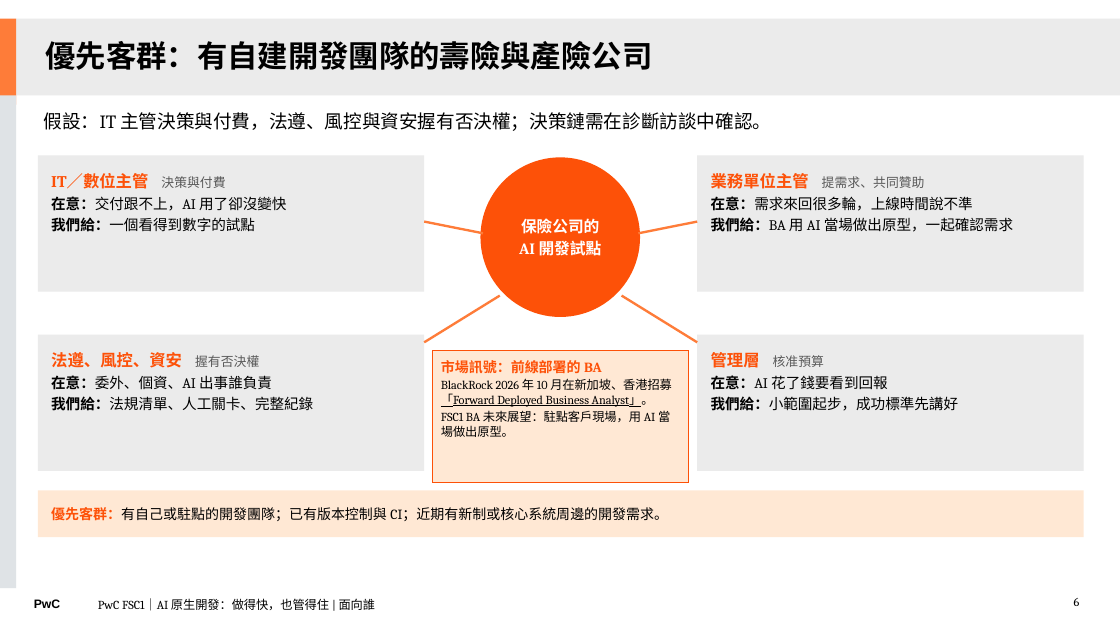
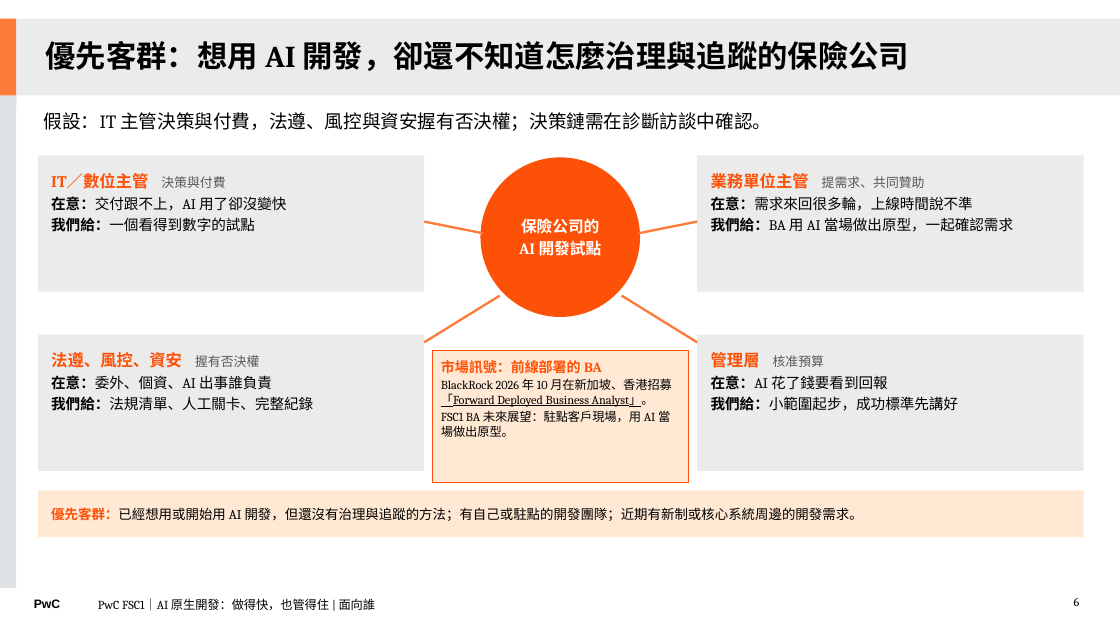
Before and after one commit to Robshao/PwC_FSC1, a slide deck: slide 6 of research/ai-native-sdlc/AI原生開發_做得快也管得住_合夥人審閱版.pptx. Drawn at 1120x630 pixels with LibreOffice and Linux fonts; fonts in the diff are those of the drawing. Boxes give left, top, right and bottom in pixels: in the first picture for what was removed or moved away, otherwise in the second. Text is boxed around its words. In the diff, an @@ line names an element or a change of style, - is before the commit and + after.

```diff
--- a/research/ai-native-sdlc/AI原生開發_做得快也管得住_合夥人審閱版.pptx
+++ b/research/ai-native-sdlc/AI原生開發_做得快也管得住_合夥人審閱版.pptx
@@ title at <box>45,41,909,71</box>: text changed @@
-優先客群：有自建開發團隊的壽險與產險公司
+優先客群：想用 AI 開發，卻還不知道怎麼治理與追蹤的保險公司
@@ text in rectangle at <box>51,507,863,521</box>: text changed; size 12 to 11.5 pt @@
-優先客群：有自己或駐點的開發團隊；已有版本控制與 CI；近期有新制或核心系統周邊的開發需求。
+優先客群：已經想用或開始用 AI 開發，但還沒有治理與追蹤的方法；有自己或駐點的開發團隊；近期有新制或核心系統周邊的開發需求。
```
Also in this commit, not shown: 6 other files.
